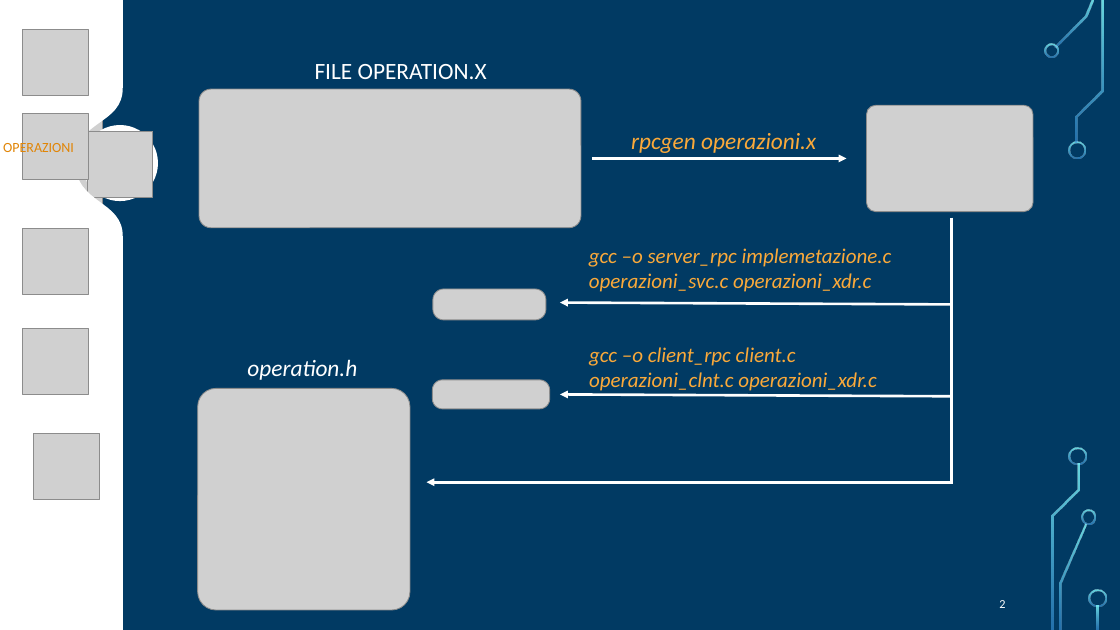
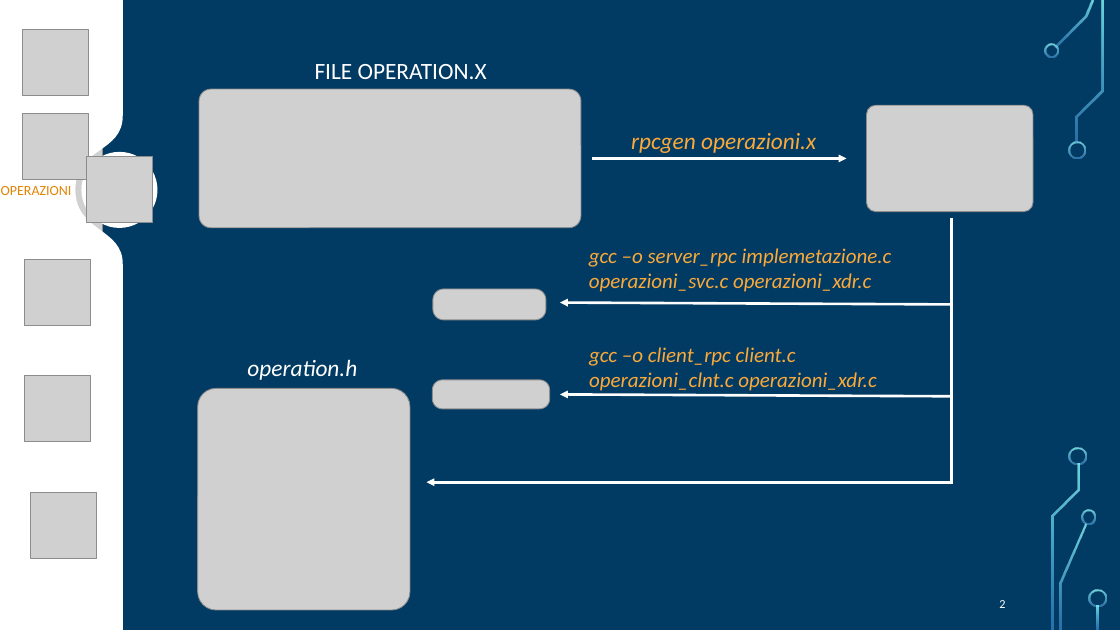
Before and after one commit to FlippaFloppa/Reti-di-Calcolatori-gruppo-Lore, a slide deck: slide 2 of Esercitazione_8/esercitazione8.pptx. Drawn at 1120x630 pixels with LibreOffice and Linux fonts; fonts in the diff are those of the drawing; grey boxes stand for pictures; background and template pictures are left out. Boxes give left, top, right and bottom in pixels: in the first picture for what was removed or moved away, otherwise in the second. Text is boxed around its words. In the diff, an @@ line names an element or a change of style, - is before the commit and + after.

```diff
--- a/Esercitazione_8/esercitazione8.pptx
+++ b/Esercitazione_8/esercitazione8.pptx
@@ freeform shape at (x1=0, y1=0, x2=123, y2=630): outline redrawn @@
@@ text "OPERAZIONI" rewrapped from (x1=3, y1=141, x2=74, y2=157) to (x1=1, y1=186, x2=72, y2=195) @@
@@ ellipse moved from (x1=82, y1=125, x2=159, y2=202) to (x1=82, y1=152, x2=158, y2=229) @@
@@ picture moved from (x1=87, y1=131, x2=154, y2=197) to (x1=87, y1=157, x2=153, y2=223) @@
@@ picture moved from (x1=22, y1=229, x2=88, y2=295) to (x1=24, y1=260, x2=91, y2=326) @@
@@ picture moved from (x1=22, y1=329, x2=88, y2=395) to (x1=24, y1=376, x2=91, y2=442) @@
@@ picture moved from (x1=34, y1=434, x2=100, y2=500) to (x1=31, y1=492, x2=97, y2=559) @@
@@ freeform shape removed at (x1=56, y1=529, x2=74, y2=547) @@
```
Also in this commit, not shown: 3 other slides changed, 1 slide added, 1 slide removed, 2 other files.
